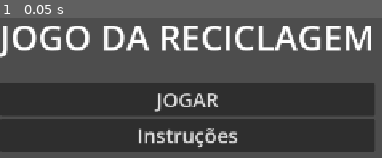
Above: before the commit, frame 1.
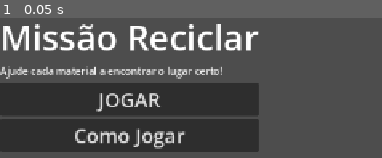
Above: after the commit, the same moment.

Repository: NickolasHardRock/jogo-serio-reciclagem
Game: Godot game, scene res://scenes/title_screen.tscn
The game is run twice, just before and just after one commit, with the same random seed, the same clock (stepped at 60 frames per second) and the same inputs. The project has no main scene, so this scene is started directly.
Inputs:
- Up to frame 1 (0.05 s): no input

The runs differ from the first frame. In frame 1, 31% of the frame differs, in the area x 0-98%, y 4-96%.

Commit message:
continuação do desenvolvimento do projeto

Diff:
--- a/jogo-serio-reciclagem/scenes/title_screen.tscn
+++ b/jogo-serio-reciclagem/scenes/title_screen.tscn
@@ -16,10 +16,11 @@
 [node name="Title (Label)" type="Label" parent="TitleScreen(Control)/VBoxContainer" unique_id=1977773291]
 layout_mode = 2
 theme_override_font_sizes/font_size = 56
-text = "JOGO DA RECICLAGEM"
+text = "Missão Reciclar"
 
 [node name="Subtitle (Label)" type="Label" parent="TitleScreen(Control)/VBoxContainer" unique_id=67718696]
 layout_mode = 2
+text = "Ajude cada material a encontrar o lugar certo!"
 
 [node name="Illustration (TextureRect)" type="TextureRect" parent="TitleScreen(Control)/VBoxContainer" unique_id=392746918]
 layout_mode = 2
@@ -32,4 +33,4 @@
 [node name="Instruction (Button)" type="Button" parent="TitleScreen(Control)/VBoxContainer" unique_id=1351646622]
 layout_mode = 2
 theme_override_font_sizes/font_size = 32
-text = "Instruções"
+text = "Como Jogar"
--- a/jogo-serio-reciclagem/scripts/main.gd
+++ b/jogo-serio-reciclagem/scripts/main.gd
@@ -1,11 +1,30 @@
 extends Node
 
+@onready var screen_container: Control = $ScreenContainer
 
-# Called when the node enters the scene tree for the first time.
+const TITLE_SCREEN := preload("res://scenes/title_screen.tscn")
+const INSTRUCTIONS_SCREEN := preload("res://scenes/instructions_screen.tscn")
+const GAME_SCREEN := preload("res://scenes/game_screen.tscn")
+const RESULT_SCREEN := preload("res://scenes/result_screen.tscn")
+
 func _ready() -> void:
-	pass # Replace with function body.
+	show_title()
 
+func _replace_screen(scene: PackedScene) -> void:
+	for child in screen_container.get_children():
+		child.queue_free()
+	var instance := scene.instantiate()
+	screen_container .add_child(instance)
 
-# Called every frame. 'delta' is the elapsed time since the previous frame.
-func _process(delta: float) -> void:
-	pass
+func show_title() -> void:
+	_replace_screen(TITLE_SCREEN)
+
+func show_instructions() -> void:
+	_replace_screen(INSTRUCTIONS_SCREEN)
+
+func show_game() -> void:
+	GameManager.start_game()
+	_replace_screen(GAME_SCREEN)
+
+func show_result() -> void:
+	_replace_screen(RESULT_SCREEN)
--- a/jogo-serio-reciclagem/scripts/title_screen.gd
+++ b/jogo-serio-reciclagem/scripts/title_screen.gd
@@ -1,11 +1,12 @@
-extends Node
+extends  Control
 
+signal  play_requested
+signal instructions_requested
 
-# Called when the node enters the scene tree for the first time.
+@onready var play_button: Button = $VBoxContainer/PlayButton
+@onready var instructions_buttons: Button = $VBoxContainer/InstructionsButton
+
 func _ready() -> void:
-	pass # Replace with function body.
-
-
-# Called every frame. 'delta' is the elapsed time since the previous frame.
-func _process(delta: float) -> void:
-	pass
+	play_button.pressed.connect(func(): play_requested.emit())
+	instructions_buttons.pressed.connect(func(): instructions_requested.emit())
+	play_button.grab_focus()
